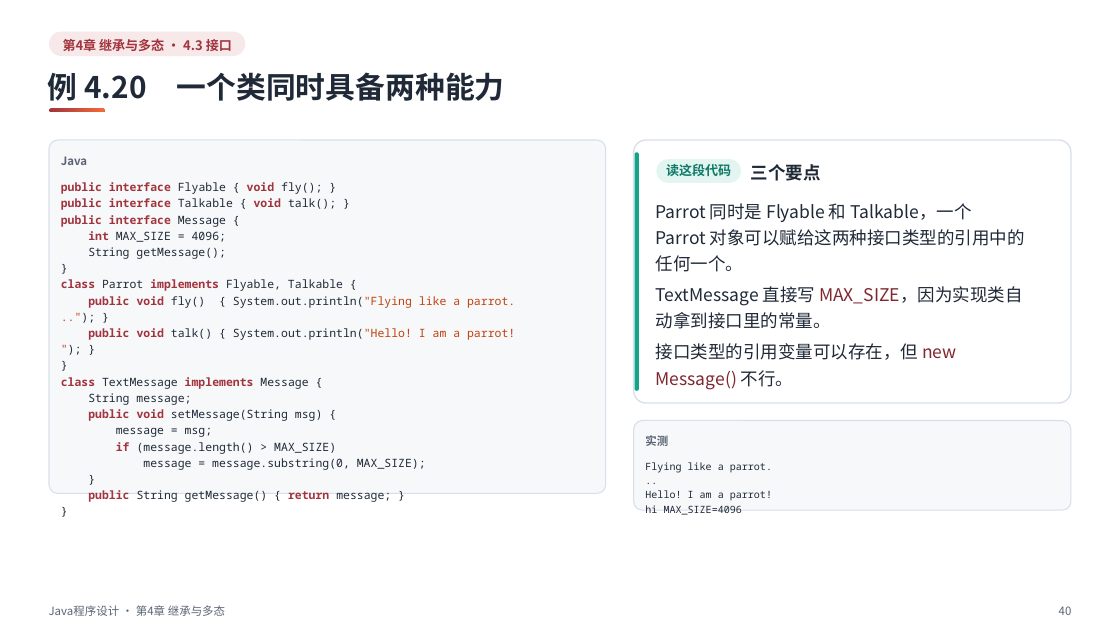
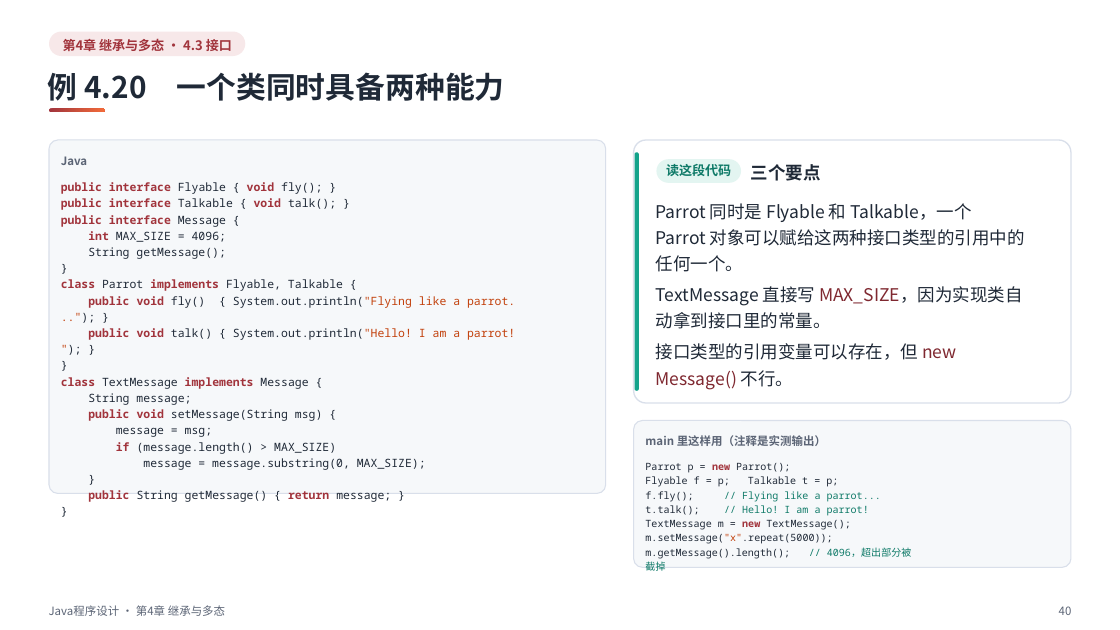
Before and after one commit to sweetcornna/JLU-remake, a slide deck: slide 40 of 大二下/Java程序设计/重制版PPT/第4章 继承与多态（重制版）.pptx. Drawn at 1120x630 pixels with LibreOffice and Linux fonts; fonts in the diff are those of the drawing. Boxes give left, top, right and bottom in pixels: in the first picture for what was removed or moved away, otherwise in the second. Text is boxed around its words. In the diff, an @@ line names an element or a change of style, - is before the commit and + after.

Commit message:
Java程序设计第4章 继承与多态逐页复核
57 页逐页看过，讲义里的代码在 JDK 21 和 25 上编译运行过。按实测改了五处写错的输出和类名，补回原课件漏收的例 4.29（匿名内部类做工厂），更正了不重写 toString 时输出内存地址的说法：@ 后面是 hashCode 的十六进制。第 4、6、41 页补了空白。

```diff
--- a/大二下/Java程序设计/重制版PPT/第4章 继承与多态（重制版）.pptx
+++ b/大二下/Java程序设计/重制版PPT/第4章 继承与多态（重制版）.pptx
@@ rounded rectangle resized from (x1=634, y1=421, x2=1071, y2=511) to (x1=634, y1=421, x2=1071, y2=568) @@
@@ rounded rectangle at (x1=634, y1=421, x2=1071, y2=568): proportions changed @@
@@ text at (x1=645, y1=435, x2=826, y2=446): text changed @@
-实测
+main 里这样用（注释是实测输出）
@@ text at (x1=645, y1=463, x2=912, y2=571): text changed @@
-Flying like a parrot...
-Hello! I am a parrot!
-hi MAX_SIZE=4096
+Parrot p = new Parrot();
+Flyable f = p; Talkable t = p;
+f.fly(); // Flying like a parrot...
+t.talk(); // Hello! I am a parrot!
+TextMessage m = new TextMessage();
+m.setMessage("x".repeat(5000));
+m.getMessage().length(); // 4096，超出部分被截掉
```
Also in this commit, not shown: 21 other slides changed, 1 slide added.
